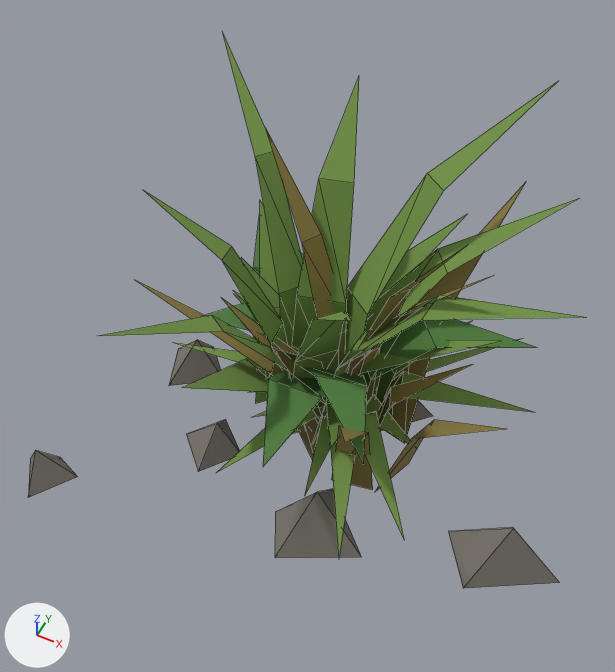
An edit to the glTF model assets/models/dist/props/detail_cards.glb, drawn before and after from the same camera.
Camera for both pictures: a 50 mm lens placed at (0.374, -0.883, 1.299), pointed at (-0.04, -0.054, 0.263). The lights are fixed; the arrows at lower left show +X, +Y and +Z. The picture after the commit comes second. Mesh edges are drawn as thin lines. Objects named as collision shapes, trigger or cutter boxes, shadow casters or lower levels of detail are left out. Where no turn or scale is listed for an object, it has been applied to the vertices. Vertices at exactly the same position are counted once.

In view in the first picture: 'Detail_BroadleafForb_LOD0', 'Detail_FlowerSprig_LOD0', 'Detail_GrassCardA_LOD0', 'Detail_GrassCardB_LOD0', 'Detail_GrassCardC_LOD0', 'Detail_PebbleScatter_LOD0', 'Detail_SedgeRosette_LOD0'.
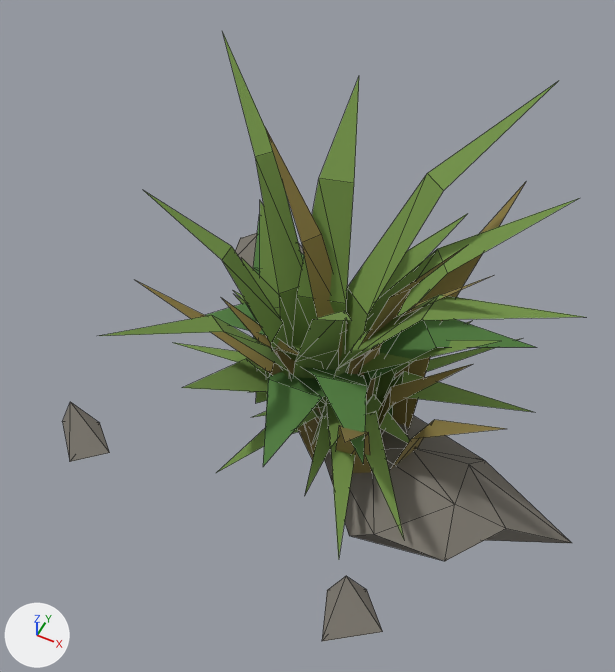
Changed parts and their boxes (x1, y1, x2, y2) in the pictures (615 x 672 px):
'Detail_PebbleScatter_LOD0', reshaped: before (28, 340, 560, 588); after (62, 233, 571, 641)
part 1 of me_detail_pebblescatter_lod0, deleted: before (28, 340, 432, 558)
part 2 of me_detail_pebblescatter_lod0, built on: before (448, 527, 560, 588); after (322, 415, 571, 641)
part 3 of me_detail_pebblescatter_lod0, added: after (235, 233, 304, 268)
part 4 of me_detail_pebblescatter_lod0, added: after (62, 402, 110, 462)

What the commit changed:
me_detail_pebblescatter_lod0 is used by ob_detail_pebblescatter_lod0; location (0.0, 0.0, 0.0).
Verts and faces of me_detail_pebblescatter_lod0; kept vertices keep their numbers, new ones are numbered from 35.
me_detail_pebblescatter_lod0 had 35 vertices, 42 faces and spanned x -0.46..0.46, y -0.4..0.4, z 0.0..0.1.
me_detail_pebblescatter_lod0 now has 29 vertices, 42 faces and spans x -0.46..0.46, y -0.4..0.4, z 0.0..0.1.
me_detail_pebblescatter_lod0 part 1: 6 loose pieces with 30 vertices, spanning x -0.46..0.156, y -0.4..0.4, z 0.0..0.1, are deleted.
Part 2, on me_detail_pebblescatter_lod0:
5 vertices are removed from x 0.266..0.46, y -0.22..-0.077, z 0.0..0.095.
6 faces are deleted.
18 vertices are added at x -0.048..0.46, y -0.4..0.074, z 0.0..0.1.
28 new faces join them.
Part 3, on me_detail_pebblescatter_lod0:
New vertex 48 is at (-0.202, 0.336, 0.0).
New vertex 49 is at (-0.289, 0.4, 0.0), pixel (298, 243).
New vertex 50 is at (-0.416, 0.355, 0.0), pixel (240, 238).
New vertex 51 is at (-0.395, 0.276, 0.0).
New vertex 52 is at (-0.251, 0.249, 0.0).
New vertex 53 is at (-0.36, 0.352, 0.043).
New faces: (48, 52, 51), (49, 51, 50), (48, 51, 49), (48, 49, 53), (49, 50, 53), (50, 51, 53).
New faces: (51, 52, 53), (48, 53, 52).
Part 4, on me_detail_pebblescatter_lod0:
New vertex 54 is at (-0.34, -0.259, 0.0), pixel (109, 452).
New vertex 55 is at (-0.396, -0.212, 0.0), pixel (99, 422).
New vertex 56 is at (-0.46, -0.241, 0.0), pixel (62, 421).
New vertex 57 is at (-0.393, -0.307, 0.0), pixel (69, 461).
New vertex 58 is at (-0.454, -0.214, 0.033), pixel (70, 401).
New faces: (55, 57, 56), (54, 57, 55), (54, 55, 58), (55, 56, 58), (56, 57, 58), (54, 58, 57).
